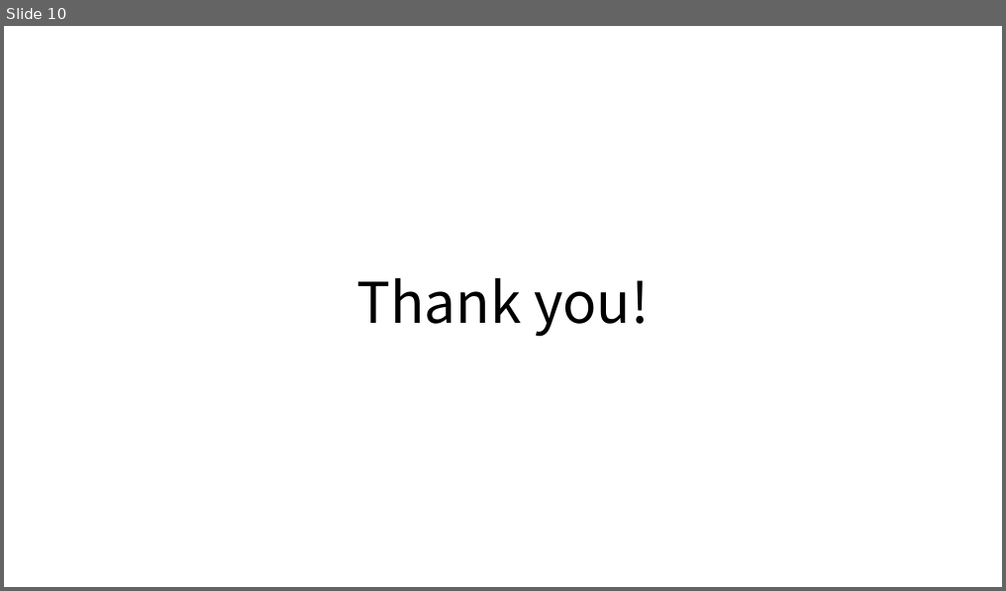
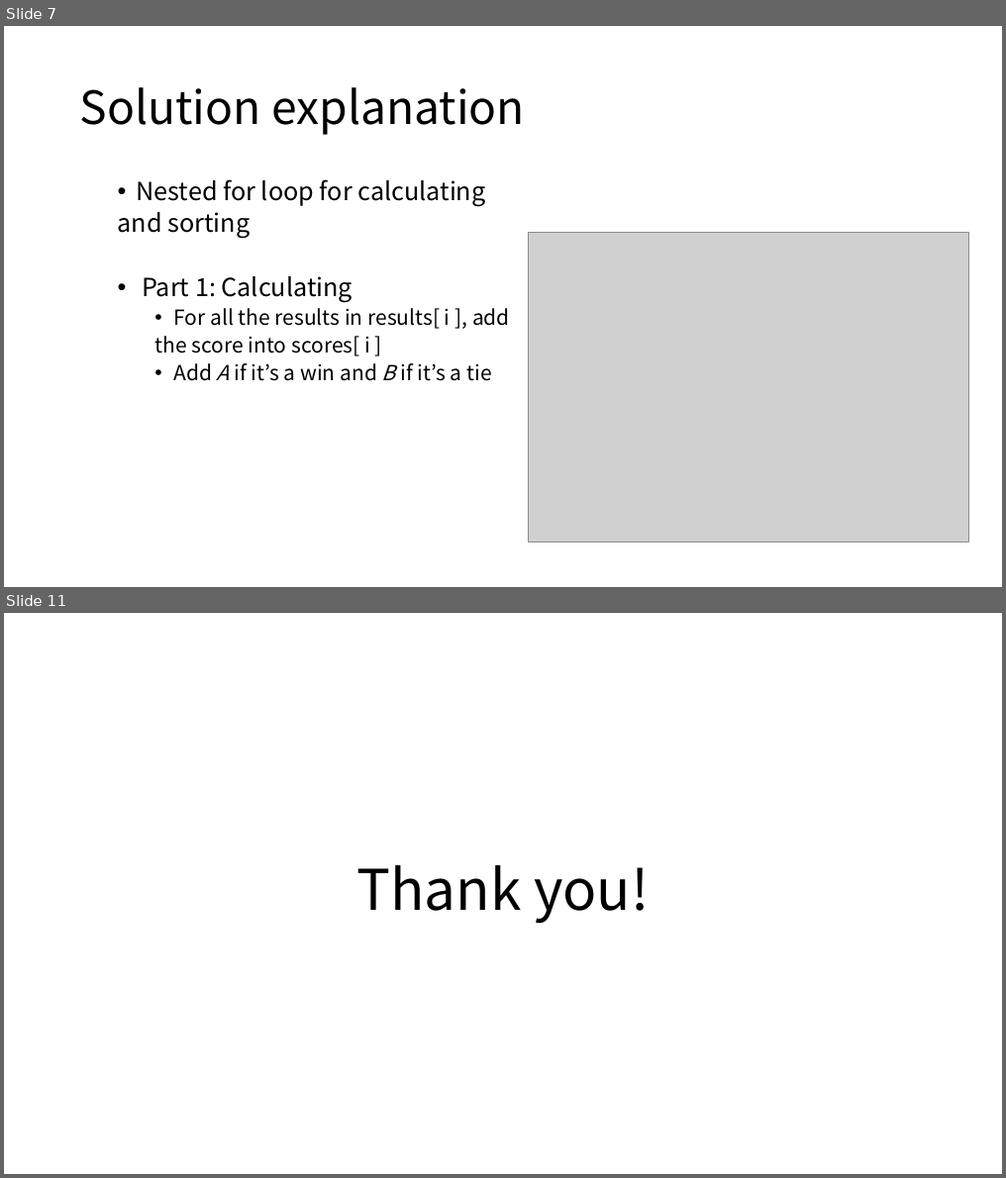
Before and after one commit to gdlee412/Problem-Solving-Techniques, a slide deck: 자료/Report template/Report for exercise or homework.pptx. Shown one above the other, each under a label of ours: slide 10 before the commit, slides 7 and 11 after it; the slides between them are not shown. The pictures are 1006x591 and 1006x1178 pixels, drawn with LibreOffice and Linux fonts; fonts in the diff are those of the drawing; grey boxes stand for pictures. Boxes give left, top, right and bottom in pixels: in the first picture for what was removed or moved away, otherwise in the second. Text is boxed around its words. In the diff, an @@ line names an element or a change of style, - is before the commit and + after.

```diff
--- a/자료/Report template/Report for exercise or homework.pptx
+++ b/자료/Report template/Report for exercise or homework.pptx
@@ slide 7 added at [4,26,1002,587], background #FFFFFF @@
@@ title added at [80,87,525,135], 44 pt, text #000000 @@
+Solution explanation
@@ text added at [118,179,510,381], 20 pt, text #000000 @@
+  • Nested for loop for calculating
+  and sorting
+  • Part 1: Calculating
+    • For all the results in results[ i ], add
+    the score into scores[ i ]
+    • Add A if it’s a win and B if it’s a tie
@@ picture added at [528,233,969,544] @@
@@ what was slide 10 is now slide 11 @@
```
Also in this commit, not shown: 4 slides changed, 5 other slides added, 5 slides removed, 1 other file.
